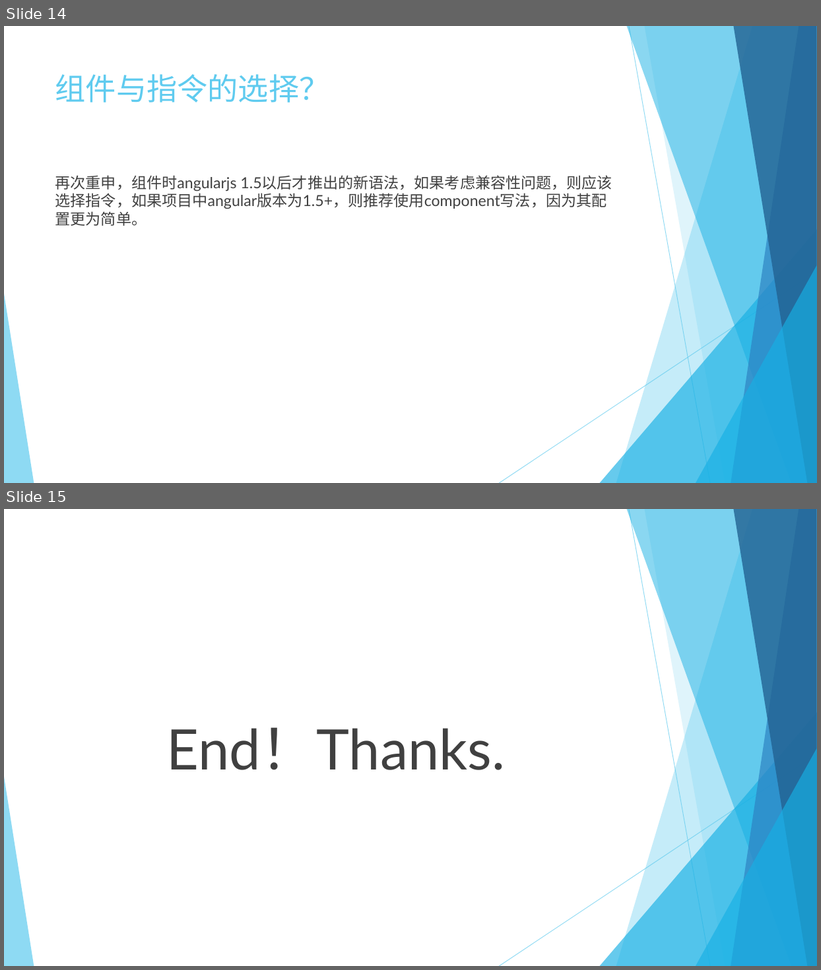
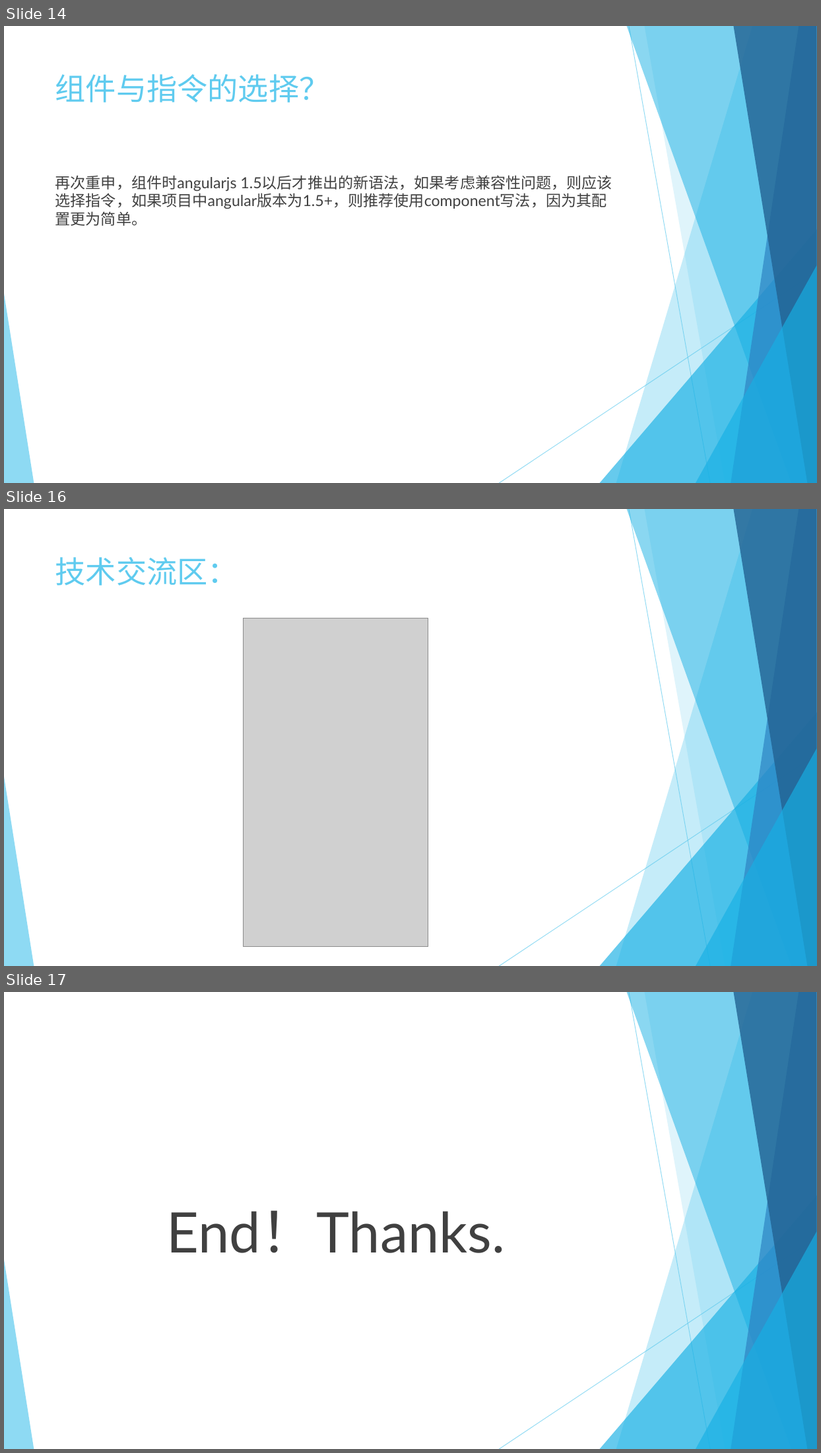
Before and after one commit to dyrilyz/angularjs-directive-dy, a slide deck: 指令与组件.pptx. Shown one above the other, each under a label of ours: slides 14 and 15 before the commit, slides 14, 16 and 17 after it; the slides between them are not shown. The pictures are 821x970 and 821x1453 pixels, drawn with LibreOffice and Linux fonts; fonts in the diff are those of the drawing; grey boxes stand for pictures. Boxes give left, top, right and bottom in pixels: in the first picture for what was removed or moved away, otherwise in the second. Text is boxed around its words. In the diff, an @@ line names an element or a change of style, - is before the commit and + after.

```diff
--- a/指令与组件.pptx
+++ b/指令与组件.pptx
@@ slide 16 added at [4, 509, 817, 966], background #FFFFFF; not listed: 10 template elements that a slide beside it also shows @@
@@ title added at [55, 557, 238, 586], 36 pt, text #5FCBEF @@
+技术交流区：
@@ picture added at [244, 618, 428, 947] @@
@@ what was slide 15 is now slide 17 @@
```
Also in this commit, not shown: 1 slide changed, 1 other slide added.
